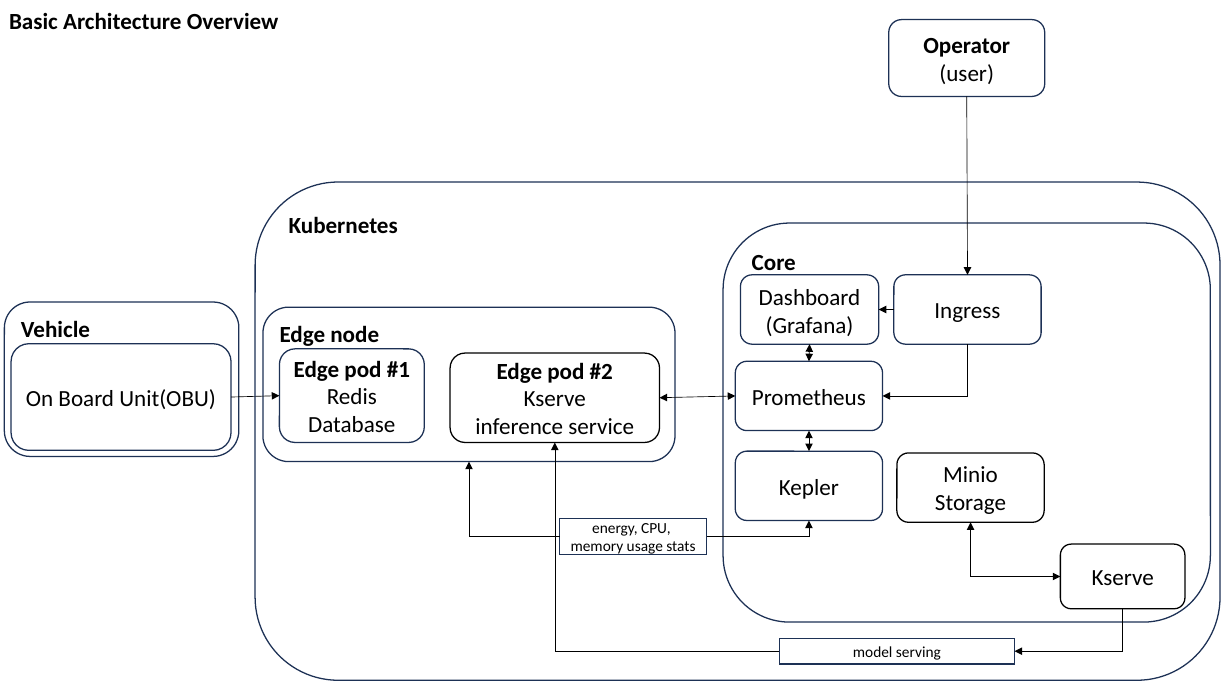
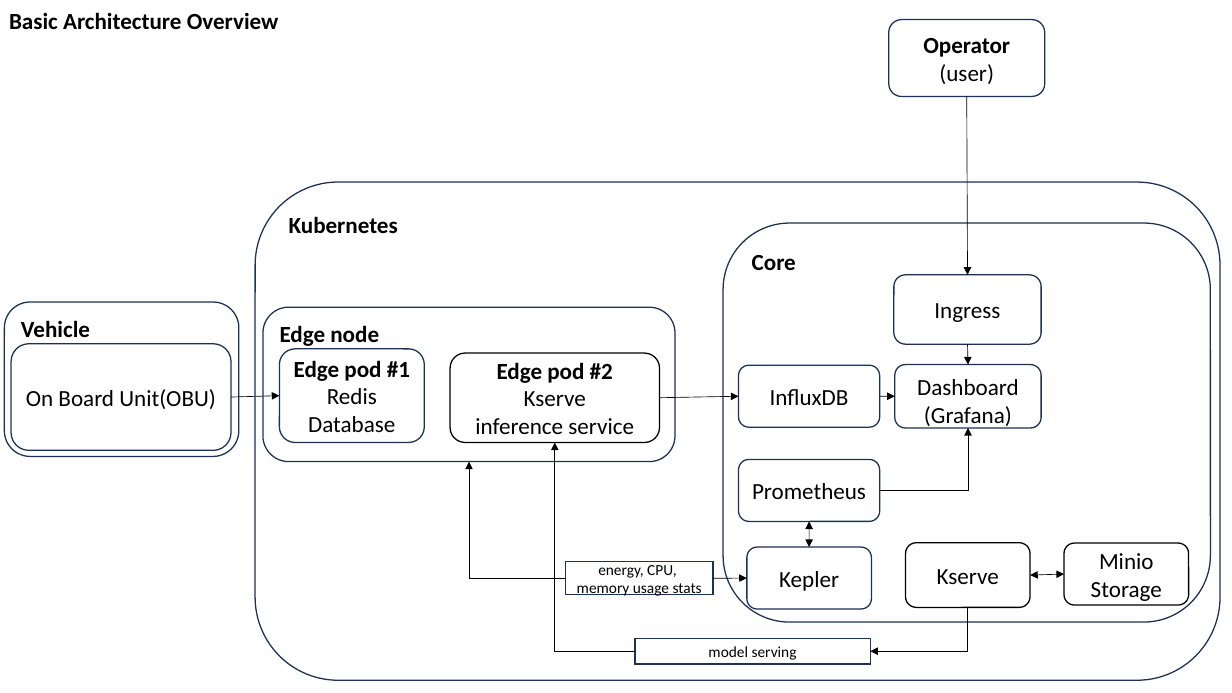
Before and after one commit to 5uperpalo/success6g-edge, a slide deck: slide 1 of img/success6g_edge_architecture.pptx. Drawn at 1232x693 pixels with LibreOffice and Linux fonts; fonts in the diff are those of the drawing. Boxes give left, top, right and bottom in pixels: in the first picture for what was removed or moved away, otherwise in the second. Text is boxed around its words. In the diff, an @@ line names an element or a change of style, - is before the commit and + after.

```diff
--- a/img/success6g_edge_architecture.pptx
+++ b/img/success6g_edge_architecture.pptx
@@ double arrow removed from (810, 344) to (810, 361) @@
@@ arrow moved from (894, 310) - (879, 310) to (968, 344) - (969, 365) @@
@@ rounded rectangle added at [738, 365, 880, 427], outline #1E3256 1 pt, 18 pt, text #000000 @@
+InfluxDB
@@ rounded rectangle "Dashboard (Grafana)": place and size @@
-rounded rectangle "Dashboard (Grafana)" at [740, 274, 879, 344]
+rounded rectangle "Dashboard (Grafana)" at [895, 365, 1041, 429]
@@ double arrow (660, 397) - (738, 396): double arrow to arrow @@
@@ arrow added from (880, 396) to (895, 396), #000000 0.5 pt @@
@@ elbow arrow moved from (779, 652) - (555, 443) to (635, 652) - (555, 443) @@
@@ elbow arrow moved from (968, 344) - (883, 396) to (880, 491) - (969, 428) @@
@@ elbow arrow moved from (560, 536) - (470, 462) to (566, 579) - (470, 462) @@
@@ rounded rectangle "Prometheus": place and size @@
-rounded rectangle "Prometheus" at [736, 361, 883, 431]
+rounded rectangle "Prometheus" at [738, 459, 880, 521]
@@ double arrow moved from (810, 431) - (810, 451) to (810, 521) - (810, 547) @@
@@ elbow double arrow removed from (1061, 577) to (970, 522) @@
@@ rectangle "energy, CPU,": place and size @@
-rectangle "energy, CPU," at [560, 518, 707, 555]
+rectangle "energy, CPU," at [566, 562, 713, 595]
@@ rounded rectangle "Kepler": place and size @@
-rounded rectangle "Kepler" at [736, 451, 883, 520]
+rounded rectangle "Kepler" at [747, 547, 872, 609]
@@ rounded rectangle "Kserve": place and size @@
-rounded rectangle "Kserve" at [1061, 544, 1186, 609]
+rounded rectangle "Kserve" at [906, 543, 1031, 607]
@@ rounded rectangle "Minio Storage": place and size @@
-rounded rectangle "Minio Storage" at [897, 453, 1044, 522]
+rounded rectangle "Minio Storage" at [1065, 543, 1189, 605]
@@ elbow arrow moved from (707, 536) - (810, 520) to (714, 579) - (747, 579) @@
@@ elbow arrow (714, 579) - (747, 579): elbow arrow to arrow @@
@@ double arrow added from (1065, 574) to (1031, 575), #000000 0.5 pt @@
@@ elbow arrow moved from (1123, 609) - (1015, 652) to (968, 607) - (871, 652) @@
@@ rectangle "model serving": place and size @@
-rectangle "model serving" at [779, 639, 1015, 665]
+rectangle "model serving" at [635, 639, 871, 665]
```
Also in this commit, not shown: 9 other slides changed, 2 slides added, 3 slides removed, 17 other files.
